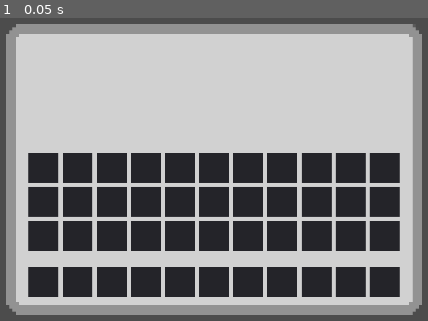
Above: before the commit, frame 1.
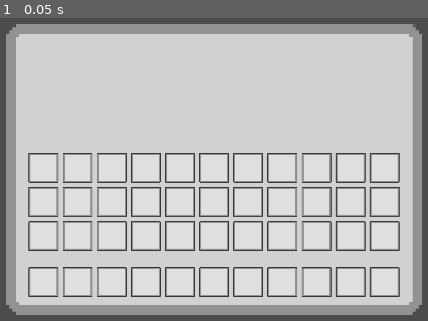
Above: after the commit, the same moment.

Repository: MysteryCoder456/Terons-Crusade
Game: Godot game, scene res://src/ui/Inventory.tscn
Two runs of this game, one before a commit and one after it. Both use one fixed random seed, a clock stepped at 60 frames per second and the inputs below. This scene is started directly instead of the project's main scene.
Inputs:
- Up to frame 1 (0.05 s): no input

The runs differ from the first frame. In frame 1, 27% of the frame differs, in the area x 6-94%, y 44-93%.

Commit message:
added simple sword sprite and Item scene

Diff:
--- /dev/null
+++ b/Terons-Crusade/src/scripts/Item.gd
@@ -0,0 +1,7 @@
+extends Node2D
+
+export var texture: Texture
+
+
+func _ready():
+	$TextureRect.texture = texture
--- a/Terons-Crusade/src/ui/Inventory.tscn
+++ b/Terons-Crusade/src/ui/Inventory.tscn
@@ -1,6 +1,15 @@
-[gd_scene load_steps=2 format=2]
+[gd_scene load_steps=5 format=2]
 
 [ext_resource path="res://assets/ui/inventory_bg.png" type="Texture" id=1]
+[ext_resource path="res://assets/ui/inventory_slot.png" type="Texture" id=2]
+
+[sub_resource type="StyleBoxTexture" id=1]
+texture = ExtResource( 2 )
+region_rect = Rect2( 0, 0, 72, 72 )
+
+[sub_resource type="StyleBoxTexture" id=2]
+texture = ExtResource( 2 )
+region_rect = Rect2( 0, 0, 72, 72 )
 
 [node name="Inventory" type="Control"]
 anchor_right = 1.0
@@ -32,7 +41,6 @@
 margin_top = 500.0
 margin_right = 1405.0
 margin_bottom = 740.0
-grow_horizontal = 2
 rect_min_size = Vector2( 892, 240 )
 custom_constants/vseparation = 10
 custom_constants/hseparation = 10
@@ -45,72 +53,84 @@
 margin_right = 72.0
 margin_bottom = 72.0
 rect_min_size = Vector2( 72, 72 )
+custom_styles/panel = SubResource( 1 )
 
 [node name="Slot2" type="Panel" parent="Main Inventory"]
 margin_left = 82.0
 margin_right = 154.0
 margin_bottom = 72.0
 rect_min_size = Vector2( 72, 72 )
+custom_styles/panel = SubResource( 1 )
 
 [node name="Slot3" type="Panel" parent="Main Inventory"]
 margin_left = 164.0
 margin_right = 236.0
 margin_bottom = 72.0
 rect_min_size = Vector2( 72, 72 )
+custom_styles/panel = SubResource( 1 )
 
 [node name="Slot4" type="Panel" parent="Main Inventory"]
 margin_left = 246.0
 margin_right = 318.0
 margin_bottom = 72.0
 rect_min_size = Vector2( 72, 72 )
+custom_styles/panel = SubResource( 1 )
 
 [node name="Slot5" type="Panel" parent="Main Inventory"]
 margin_left = 328.0
 margin_right = 400.0
 margin_bottom = 72.0
 rect_min_size = Vector2( 72, 72 )
+custom_styles/panel = SubResource( 1 )
 
 [node name="Slot6" type="Panel" parent="Main Inventory"]
 margin_left = 410.0
 margin_right = 482.0
 margin_bottom = 72.0
 rect_min_size = Vector2( 72, 72 )
+custom_styles/panel = SubResource( 1 )
 
 [node name="Slot7" type="Panel" parent="Main Inventory"]
 margin_left = 492.0
 margin_right = 564.0
 margin_bottom = 72.0
 rect_min_size = Vector2( 72, 72 )
+custom_styles/panel = SubResource( 1 )
 
 [node name="Slot8" type="Panel" parent="Main Inventory"]
 margin_left = 574.0
 margin_right = 646.0
 margin_bottom = 72.0
 rect_min_size = Vector2( 72, 72 )
+custom_styles/panel = SubResource( 1 )
 
 [node name="Slot9" type="Panel" parent="Main Inventory"]
 margin_left = 656.0
 margin_right = 728.0
 margin_bottom = 72.0
 rect_min_size = Vector2( 72, 72 )
+custom_styles/panel = SubResource( 1 )
 
 [node name="Slot10" type="Panel" parent="Main Inventory"]
 margin_left = 738.0
 margin_right = 810.0
 margin_bottom = 72.0
 rect_min_size = Vector2( 72, 72 )
+custom_styles/panel = SubResource( 1 )
 
 [node name="Slot11" type="Panel" parent="Main Inventory"]
 margin_left = 820.0
 margin_right = 892.0
 margin_bottom = 72.0
 rect_min_size = Vector2( 72, 72 )
+custom_styles/panel = SubResource( 1 )
 
 [node name="Slot12" type="Panel" parent="Main Inventory"]
 margin_top = 82.0
 margin_right = 72.0
 margin_bottom = 154.0
 rect_min_size = Vector2( 72, 72 )
+custom_styles/panel = SubResource( 1 )
 
 [node name="Slot13" type="Panel" parent="Main Inventory"]
 margin_left = 82.0
@@ -118,6 +138,7 @@
 margin_right = 154.0
 margin_bottom = 154.0
 rect_min_size = Vector2( 72, 72 )
+custom_styles/panel = SubResource( 1 )
 
 [node name="Slot14" type="Panel" parent="Main Inventory"]
 margin_left = 164.0
@@ -125,6 +146,7 @@
 margin_right = 236.0
 margin_bottom = 154.0
 rect_min_size = Vector2( 72, 72 )
+custom_styles/panel = SubResource( 1 )
 
 [node name="Slot15" type="Panel" parent="Main Inventory"]
 margin_left = 246.0
@@ -132,6 +154,7 @@
 margin_right = 318.0
 margin_bottom = 154.0
 rect_min_size = Vector2( 72, 72 )
+custom_styles/panel = SubResource( 1 )
 
 [node name="Slot16" type="Panel" parent="Main Inventory"]
 margin_left = 328.0
@@ -139,6 +162,7 @@
 margin_right = 400.0
 margin_bottom = 154.0
 rect_min_size = Vector2( 72, 72 )
+custom_styles/panel = SubResource( 1 )
 
 [node name="Slot17" type="Panel" parent="Main Inventory"]
 margin_left = 410.0
@@ -146,6 +170,7 @@
 margin_right = 482.0
 margin_bottom = 154.0
 rect_min_size = Vector2( 72, 72 )
+custom_styles/panel = SubResource( 1 )
 
 [node name="Slot18" type="Panel" parent="Main Inventory"]
 margin_left = 492.0
@@ -153,6 +178,7 @@
 margin_right = 564.0
 margin_bottom = 154.0
 rect_min_size = Vector2( 72, 72 )
+custom_styles/panel = SubResource( 1 )
 
 [node name="Slot19" type="Panel" parent="Main Inventory"]
 margin_left = 574.0
@@ -160,6 +186,7 @@
 margin_right = 646.0
 margin_bottom = 154.0
 rect_min_size = Vector2( 72, 72 )
+custom_styles/panel = SubResource( 1 )
 
 [node name="Slot20" type="Panel" parent="Main Inventory"]
 margin_left = 656.0
@@ -167,6 +194,7 @@
 margin_right = 728.0
 margin_bottom = 154.0
 rect_min_size = Vector2( 72, 72 )
+custom_styles/panel = SubResource( 1 )
 
 [node name="Slot21" type="Panel" parent="Main Inventory"]
 margin_left = 738.0
@@ -174,6 +202,7 @@
 margin_right = 810.0
 margin_bottom = 154.0
 rect_min_size = Vector2( 72, 72 )
+custom_styles/panel = SubResource( 1 )
 
 [node name="Slot22" type="Panel" parent="Main Inventory"]
 margin_left = 820.0
@@ -181,12 +210,14 @@
 margin_right = 892.0
 margin_bottom = 154.0
 rect_min_size = Vector2( 72, 72 )
+custom_styles/panel = SubResource( 1 )
 
 [node name="Slot23" type="Panel" parent="Main Inventory"]
 margin_top = 164.0
 margin_right = 72.0
 margin_bottom = 236.0
 rect_min_size = Vector2( 72, 72 )
+custom_styles/panel = SubResource( 1 )
 
 [node name="Slot24" type="Panel" parent="Main Inventory"]
 margin_left = 82.0
@@ -194,6 +225,7 @@
 margin_right = 154.0
 margin_bottom = 236.0
 rect_min_size = Vector2( 72, 72 )
+custom_styles/panel = SubResource( 1 )
 
 [node name="Slot25" type="Panel" parent="Main Inventory"]
 margin_left = 164.0
@@ -201,6 +233,7 @@
 margin_right = 236.0
 margin_bottom = 236.0
 rect_min_size = Vector2( 72, 72 )
+custom_styles/panel = SubResource( 1 )
 
 [node name="Slot26" type="Panel" parent="Main Inventory"]
 margin_left = 246.0
@@ -208,6 +241,7 @@
 margin_right = 318.0
 margin_bottom = 236.0
 rect_min_size = Vector2( 72, 72 )
+custom_styles/panel = SubResource( 1 )
 
 [node name="Slot27" type="Panel" parent="Main Inventory"]
 margin_left = 328.0
@@ -215,6 +249,7 @@
 margin_right = 400.0
 margin_bottom = 236.0
 rect_min_size = Vector2( 72, 72 )
+custom_styles/panel = SubResource( 1 )
 
 [node name="Slot28" type="Panel" parent="Main Inventory"]
 margin_left = 410.0
@@ -222,6 +257,7 @@
 margin_right = 482.0
 margin_bottom = 236.0
 rect_min_size = Vector2( 72, 72 )
+custom_styles/panel = SubResource( 1 )
 
 [node name="Slot29" type="Panel" parent="Main Inventory"]
 margin_left = 492.0
@@ -229,6 +265,7 @@
 margin_right = 564.0
 margin_bottom = 236.0
 rect_min_size = Vector2( 72, 72 )
+custom_styles/panel = SubResource( 1 )
 
 [node name="Slot30" type="Panel" parent="Main Inventory"]
 margin_left = 574.0
@@ -236,6 +273,7 @@
 margin_right = 646.0
 margin_bottom = 236.0
 rect_min_size = Vector2( 72, 72 )
+custom_styles/panel = SubResource( 1 )
 
 [node name="Slot31" type="Panel" parent="Main Inventory"]
 margin_left = 656.0
@@ -243,6 +281,7 @@
 margin_right = 728.0
 margin_bottom = 236.0
 rect_min_size = Vector2( 72, 72 )
+custom_styles/panel = SubResource( 1 )
 
 [node name="Slot32" type="Panel" parent="Main Inventory"]
 margin_left = 738.0
@@ -250,6 +289,7 @@
 margin_right = 810.0
 margin_bottom = 236.0
 rect_min_size = Vector2( 72, 72 )
+custom_styles/panel = SubResource( 1 )
 
 [node name="Slot33" type="Panel" parent="Main Inventory"]
 margin_left = 820.0
@@ -257,13 +297,13 @@
 margin_right = 892.0
 margin_bottom = 236.0
 rect_min_size = Vector2( 72, 72 )
+custom_styles/panel = SubResource( 1 )
 
 [node name="Hotbar" type="GridContainer" parent="."]
 margin_left = 513.0
 margin_top = 775.0
 margin_right = 1405.0
 margin_bottom = 847.0
-grow_horizontal = 2
 rect_min_size = Vector2( 892, 72 )
 custom_constants/vseparation = 10
 custom_constants/hseparation = 10
@@ -276,63 +316,74 @@
 margin_right = 72.0
 margin_bottom = 72.0
 rect_min_size = Vector2( 72, 72 )
+custom_styles/panel = SubResource( 2 )
 
 [node name="Slot2" type="Panel" parent="Hotbar"]
 margin_left = 82.0
 margin_right = 154.0
 margin_bottom = 72.0
 rect_min_size = Vector2( 72, 72 )
+custom_styles/panel = SubResource( 2 )
 
 [node name="Slot3" type="Panel" parent="Hotbar"]
 margin_left = 164.0
 margin_right = 236.0
 margin_bottom = 72.0
 rect_min_size = Vector2( 72, 72 )
+custom_styles/panel = SubResource( 2 )
 
 [node name="Slot4" type="Panel" parent="Hotbar"]
 margin_left = 246.0
 margin_right = 318.0
 margin_bottom = 72.0
 rect_min_size = Vector2( 72, 72 )
+custom_styles/panel = SubResource( 2 )
 
 [node name="Slot5" type="Panel" parent="Hotbar"]
 margin_left = 328.0
 margin_right = 400.0
 margin_bottom = 72.0
 rect_min_size = Vector2( 72, 72 )
+custom_styles/panel = SubResource( 2 )
 
 [node name="Slot6" type="Panel" parent="Hotbar"]
 margin_left = 410.0
 margin_right = 482.0
 margin_bottom = 72.0
 rect_min_size = Vector2( 72, 72 )
+custom_styles/panel = SubResource( 2 )
 
 [node name="Slot7" type="Panel" parent="Hotbar"]
 margin_left = 492.0
 margin_right = 564.0
 margin_bottom = 72.0
 rect_min_size = Vector2( 72, 72 )
+custom_styles/panel = SubResource( 2 )
 
 [node name="Slot8" type="Panel" parent="Hotbar"]
 margin_left = 574.0
 margin_right = 646.0
 margin_bottom = 72.0
 rect_min_size = Vector2( 72, 72 )
+custom_styles/panel = SubResource( 2 )
 
 [node name="Slot9" type="Panel" parent="Hotbar"]
 margin_left = 656.0
 margin_right = 728.0
 margin_bottom = 72.0
 rect_min_size = Vector2( 72, 72 )
+custom_styles/panel = SubResource( 2 )
 
 [node name="Slot10" type="Panel" parent="Hotbar"]
 margin_left = 738.0
 margin_right = 810.0
 margin_bottom = 72.0
 rect_min_size = Vector2( 72, 72 )
+custom_styles/panel = SubResource( 2 )
 
 [node name="Slot11" type="Panel" parent="Hotbar"]
 margin_left = 820.0
 margin_right = 892.0
 margin_bottom = 72.0
 rect_min_size = Vector2( 72, 72 )
+custom_styles/panel = SubResource( 2 )
--- /dev/null
+++ b/Terons-Crusade/src/ui/Item.tscn
@@ -0,0 +1,15 @@
+[gd_scene load_steps=3 format=2]
+
+[ext_resource path="res://assets/items/sword.png" type="Texture" id=1]
+[ext_resource path="res://src/scripts/Item.gd" type="Script" id=2]
+
+[node name="Item" type="Node2D"]
+script = ExtResource( 2 )
+
+[node name="TextureRect" type="TextureRect" parent="."]
+margin_right = 40.0
+margin_bottom = 40.0
+texture = ExtResource( 1 )
+__meta__ = {
+"_edit_use_anchors_": false
+}
Binary file added: Terons-Crusade/assets/items/sword.png
Not shown, added: Terons-Crusade/assets/items/sword.png.import
Binary file added: Terons-Crusade/assets/ui/inventory_slot.png
Not shown, added: Terons-Crusade/assets/ui/inventory_slot.png.import
Not shown, added: Terons-Crusade/assets/items/sword.xcf
Not shown, added: Terons-Crusade/assets/ui/inventory_slot.xcf
